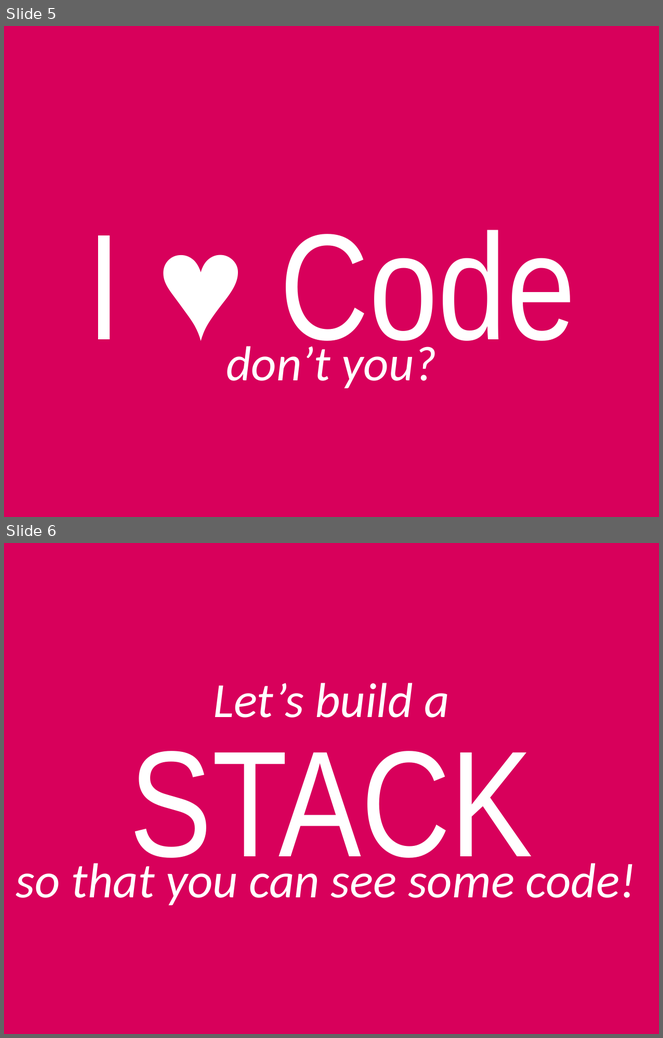
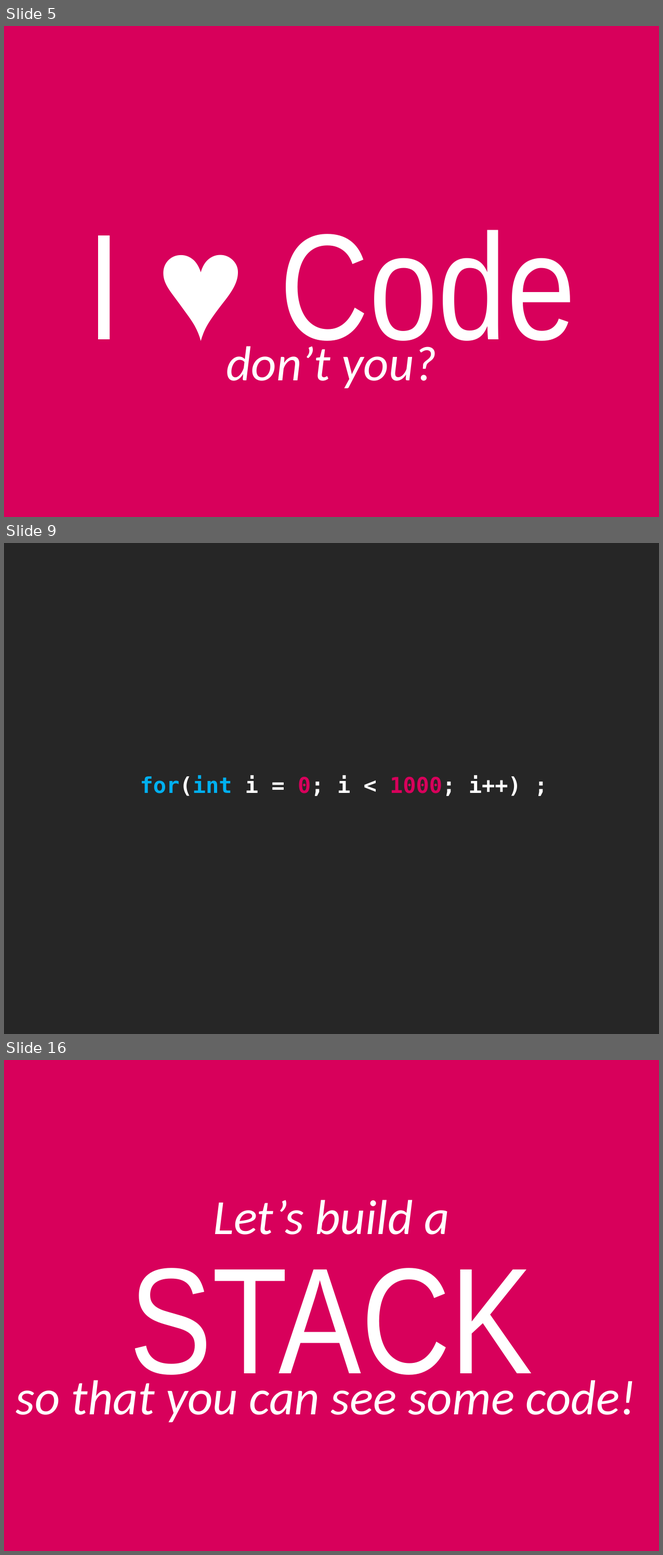
Before and after one commit to cessor/empathiccode, a slide deck: Python-BatteriesIncluded.pptx. Shown one above the other, each under a label of ours: slides 5 and 6 before the commit, slides 5, 9 and 16 after it; the slides between them are not shown. The pictures are 663x1038 and 663x1555 pixels, drawn with LibreOffice and Linux fonts; fonts in the diff are those of the drawing. Boxes give left, top, right and bottom in pixels: in the first picture for what was removed or moved away, otherwise in the second. Text is boxed around its words. In the diff, an @@ line names an element or a change of style, - is before the commit and + after.

```diff
--- a/Python-BatteriesIncluded.pptx
+++ b/Python-BatteriesIncluded.pptx
@@ slide 9 added at bbox=[4, 543, 659, 1034], background #262626 @@
@@ text added at bbox=[140, 775, 521, 796], 24 pt, text #FFFFFF, bold @@
+for(int i = 0; i < 1000; i++) ;
@@ what was slide 6 is now slide 16 @@
```
Also in this commit, not shown: 9 other slides added, 9 other files.
